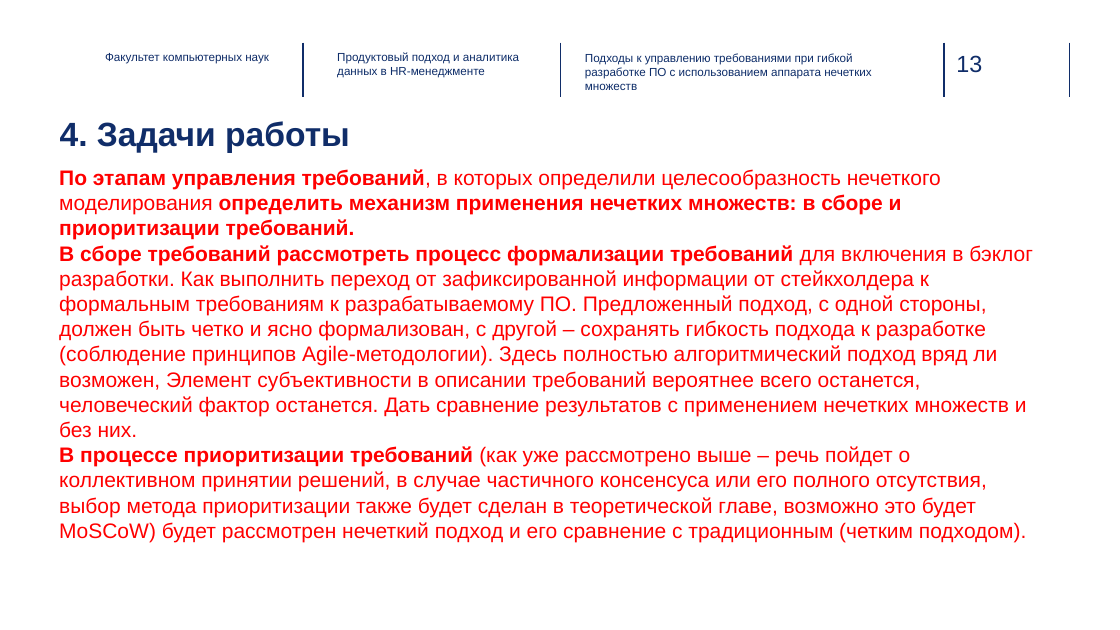
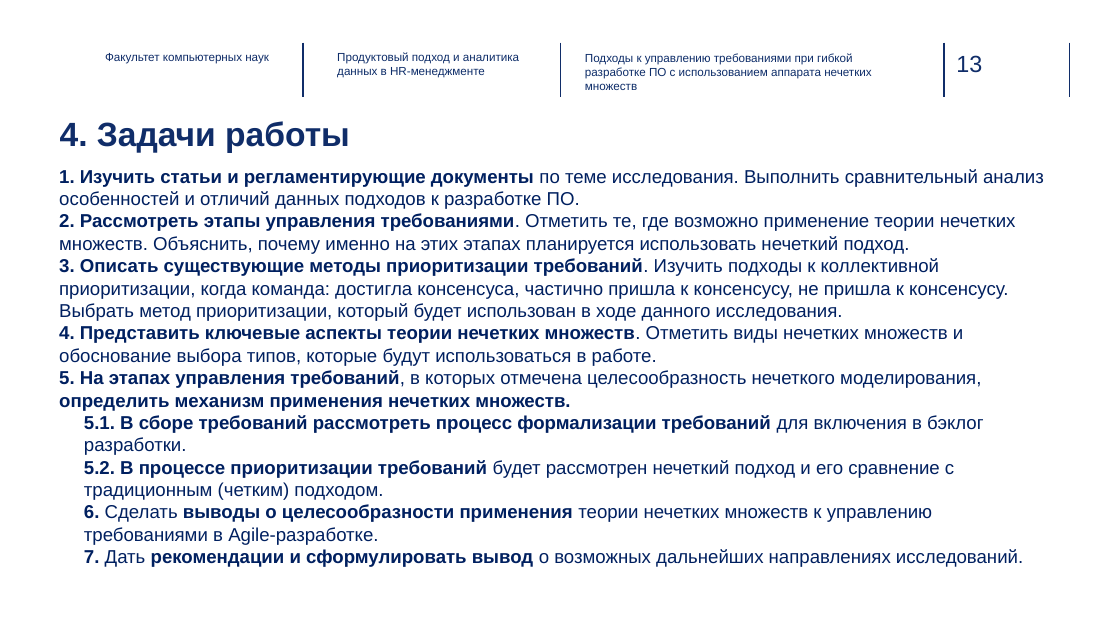
Before and after one commit to inna531/Fuzzy-Agile-Development, a slide deck: slide 13 of 2025.11.25_Понаровская_презентация_PP.pptx. Drawn at 1120x630 pixels with LibreOffice and Linux fonts; fonts in the diff are those of the drawing; background and template pictures are left out. Boxes give left, top, right and bottom in pixels: in the first picture for what was removed or moved away, otherwise in the second. Text is boxed around its words. In the diff, an @@ line names an element or a change of style, - is before the commit and + after.

```diff
--- a/2025.11.25_Понаровская_презентация_PP.pptx
+++ b/2025.11.25_Понаровская_презентация_PP.pptx
@@ text at bbox=[59, 169, 1044, 567]: text changed; size 18 to 16 pt; text colour #FF0000 to #002060 @@
-  По этапам управления требований, в которых определили целесообразность нечеткого моделирования определить механизм применения нечетких множеств: в сборе и приоритизации требований.
-  В сборе требований рассмотреть процесс формализации требований для включения в бэклог разработки. Как выполнить переход от зафиксированной информации от стейкхолдера к формальным требованиям к разрабатываемому ПО. Предложенный подход, с одной стороны, должен быть четко и ясно формализован, с другой – сохранять гибкость подхода к разработке (соблюдение принципов Agile-методологии). Здесь полностью алгоритмический подход вряд ли возможен, Элемент субъективности в описании требований вероятнее всего останется, человеческий фактор останется. Дать сравнение результатов с применением нечетких множеств и без них.
-  В процессе приоритизации требований (как уже рассмотрено выше – речь пойдет о коллективном принятии решений, в случае частичного консенсуса или его полного отсутствия, выбор метода приоритизации также будет сделан в теоретической главе, возможно это будет MoSCoW) будет рассмотрен нечеткий подход и его сравнение с традиционным (четким подходом).
+1. Изучить статьи и регламентирующие документы по теме исследования. Выполнить сравнительный анализ особенностей и отличий данных подходов к разработке ПО.
+2. Рассмотреть этапы управления требованиями. Отметить те, где возможно применение теории нечетких множеств. Объяснить, почему именно на этих этапах планируется использовать нечеткий подход.
+3. Описать существующие методы приоритизации требований. Изучить подходы к коллективной приоритизации, когда команда: достигла консенсуса, частично пришла к консенсусу, не пришла к консенсусу. Выбрать метод приоритизации, который будет использован в ходе данного исследования.
+4. Представить ключевые аспекты теории нечетких множеств. Отметить виды нечетких множеств и обоснование выбора типов, которые будут использоваться в работе.
+5. На этапах управления требований, в которых отмечена целесообразность нечеткого моделирования, определить механизм применения нечетких множеств.
+      5.1. В сборе требований рассмотреть процесс формализации требований для включения в бэклог разработки.
+      5.2. В процессе приоритизации требований будет рассмотрен нечеткий подход и его сравнение с традиционным (четким) подходом.
+    6. Сделать выводы о целесообразности применения теории нечетких множеств к управлению требованиями в Agile-разработке.
+7. Дать рекомендации и сформулировать вывод о возможных дальнейших направлениях исследований.
```
Also in this commit, not shown: 13 other slides changed, 5 other files.
